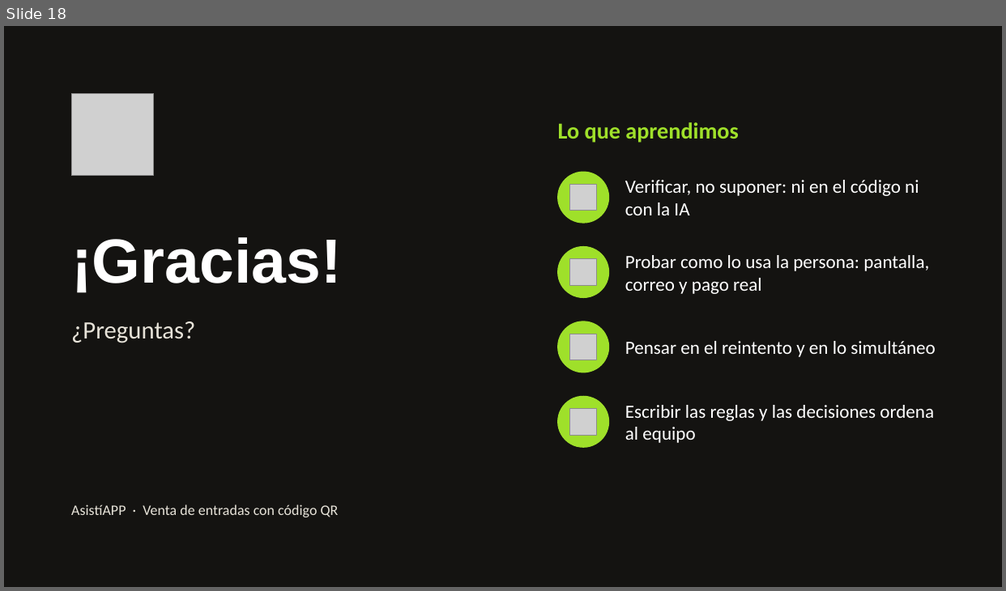
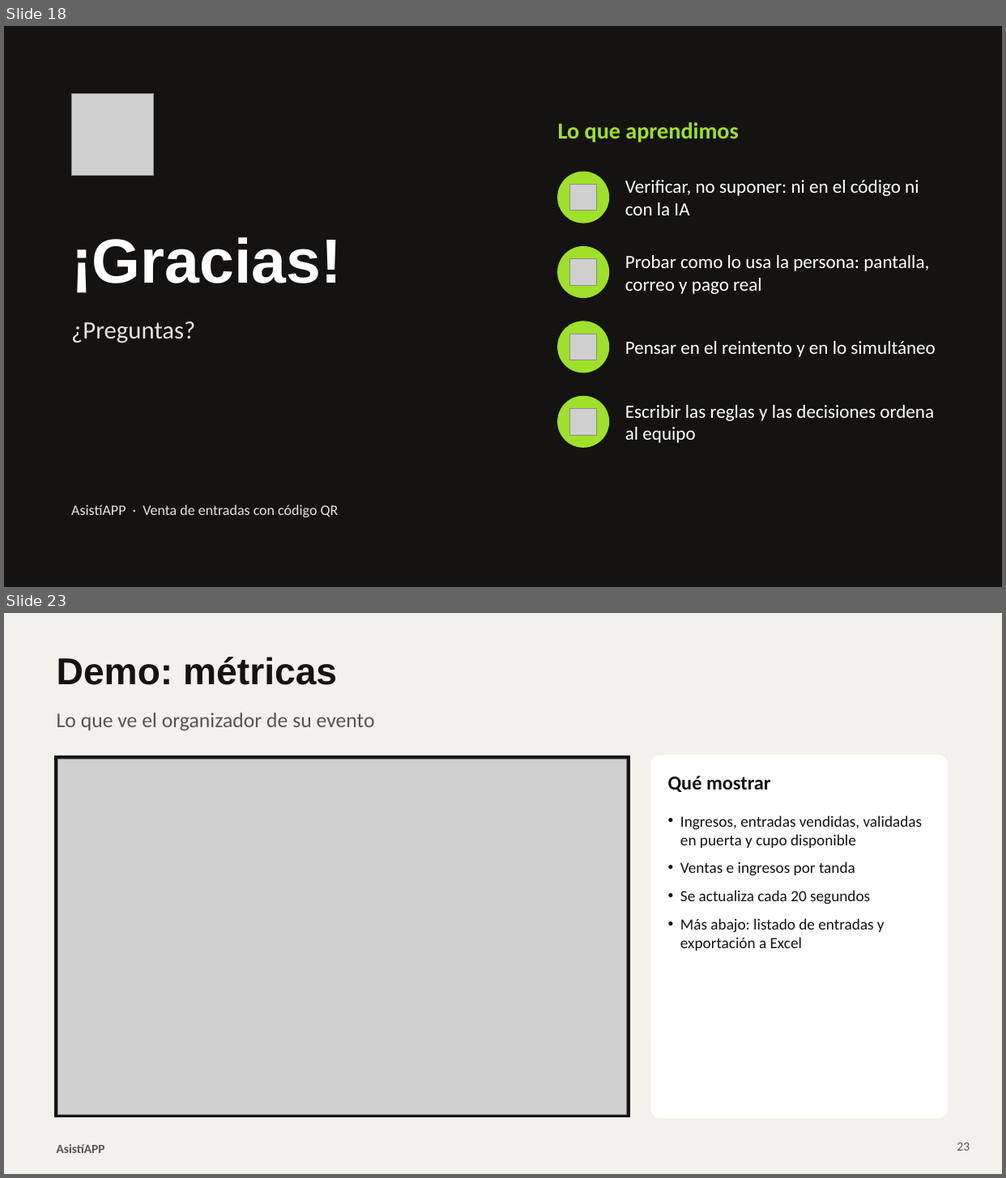
Before and after one commit to emisero8/proy_asistiapp, a slide deck: entrega-demo/presentacion.pptx. Shown one above the other, each under a label of ours: slide 18 before the commit, slides 18 and 23 after it; the slides between them are not shown. The pictures are 1006x591 and 1006x1178 pixels, drawn with LibreOffice and Linux fonts; fonts in the diff are those of the drawing; grey boxes stand for pictures. Boxes give left, top, right and bottom in pixels: in the first picture for what was removed or moved away, otherwise in the second. Text is boxed around its words. In the diff, an @@ line names an element or a change of style, - is before the commit and + after.

Commit message:
docs: presentación con capturas de la app y respaldo de la demo
Capturas en la diapositiva de la solución y seis diapositivas de respaldo (19 a 24), se aclara la cifra
de casos de uso, las pruebas quedan a la vista (616 en el backend) y se actualizan guion y machete.

```diff
--- a/entrega-demo/presentacion.pptx
+++ b/entrega-demo/presentacion.pptx
@@ slide 23 added at <box>4,613,1002,1174</box>, background #F3F1EC @@
@@ title added at <box>57,657,337,685</box>, 36 pt, text #141311, bold @@
+Demo: métricas
@@ text added at <box>57,713,375,731</box>, 20 pt, text #56554F @@
+Lo que ve el organizador de su evento
@@ rectangle added at <box>55,756,630,1118</box>, fill #141311, outline #141311 1 pt @@
@@ rounded rectangle added at <box>651,756,948,1118</box>, fill #FFFFFF, outline #FFFFFF 0.75 pt @@
@@ picture added at <box>58,759,627,1114</box> @@
@@ text added at <box>668,776,770,792</box>, 19 pt, text #141311, bold @@
+Qué mostrar
@@ text added at <box>680,815,923,951</box>, 15 pt, text #141311 @@
+• Ingresos, entradas vendidas, validadas en puerta y cupo disponible
+• Ventas e ingresos por tanda
+• Se actualiza cada 20 segundos
+• Más abajo: listado de entradas y exportación a Excel
@@ text added at <box>57,1144,105,1153</box>, 12 pt, text #56554F, bold @@
+AsistíAPP
@@ page number added at <box>957,1143,970,1151</box>, 12 pt, text #56554F @@
+23
```
Also in this commit, not shown: 3 slides changed, 5 other slides added, 6 other files.
